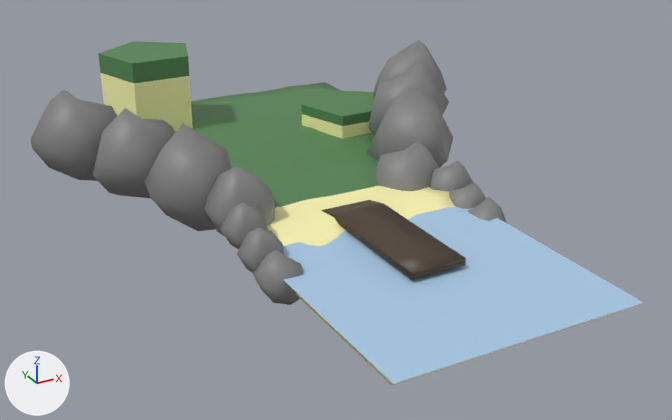
A saved change to the FBX model Assets/Models/DebugIsland.fbx.
The view is the same before and after, from a 50 mm camera at (-120.0, -213.0, 110.0) aimed at (2.0, 9.0, -1.0). Every picture has the same lights, and +X, +Y and +Z are marked at lower left. Where no turn or scale is listed for an object, it has been applied to the vertices.
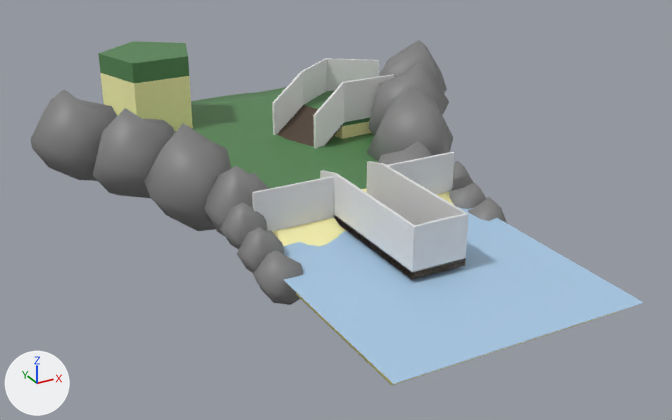
Where the change shows, as pixel boxes (x1, y1, x2, y2) in the pictures (672 x 420 px):
part 1 of me_plane, added: after (320, 161, 469, 279)
part 2 of me_plane, added: after (387, 152, 454, 194)
part 3 of me_plane, added: after (252, 176, 334, 231)
part 4 of me_plane, added: after (272, 58, 379, 135)
part 5 of me_plane, added: after (277, 74, 394, 149)

What the commit changed:
Material 'Invisible' (mat_invisible) is new.
Its base color is (0.8, 0.8, 0.8) (white #e7e7e7).
Its roughness is 0.4.
me_plane is used by ob_plane; location (0.0, 0.0, 0.0).
me_plane had 1097 vertices, 1254 faces and spanned x -73.0..75.0, y -81.0..115.0, z -7.0..32.0.
me_plane now has 1223 vertices, 1370 faces and spans x -73.0..75.0, y -81.0..115.0, z -7.0..32.0.
me_plane part 1: a new loose piece of 60 vertices spanning x -8.0..8.0, y -47.0..0.0, z 3.0..18.0, in mat_invisible (white #e7e7e7).
me_plane part 2: a new loose piece of 16 vertices spanning x 8.0..32.0, y -8.0..-7.0, z 4.0..17.0, in mat_invisible (white #e7e7e7).
me_plane part 3: a new loose piece of 16 vertices spanning x -32.0..-8.0, y -8.0..-7.0, z 4.0..17.0, in mat_invisible (white #e7e7e7).
me_plane part 4: a new loose piece of 16 vertices spanning x 8.0..53.0, y 64.0..80.0, z 3.0..24.0, in mat_invisible (white #e7e7e7).
Part 5, on me_plane:
18 vertices are added at x 8.0..47.0, y 45.0..69.0, z 2.0..24.0.
5 new faces join them, mat_wood (brown #4c3d2e).
1 new face joins them, mat_grass (green #558653).
10 new faces join them, mat_invisible (white #e7e7e7).
me_plane now uses material mat_invisible (white #e7e7e7).
